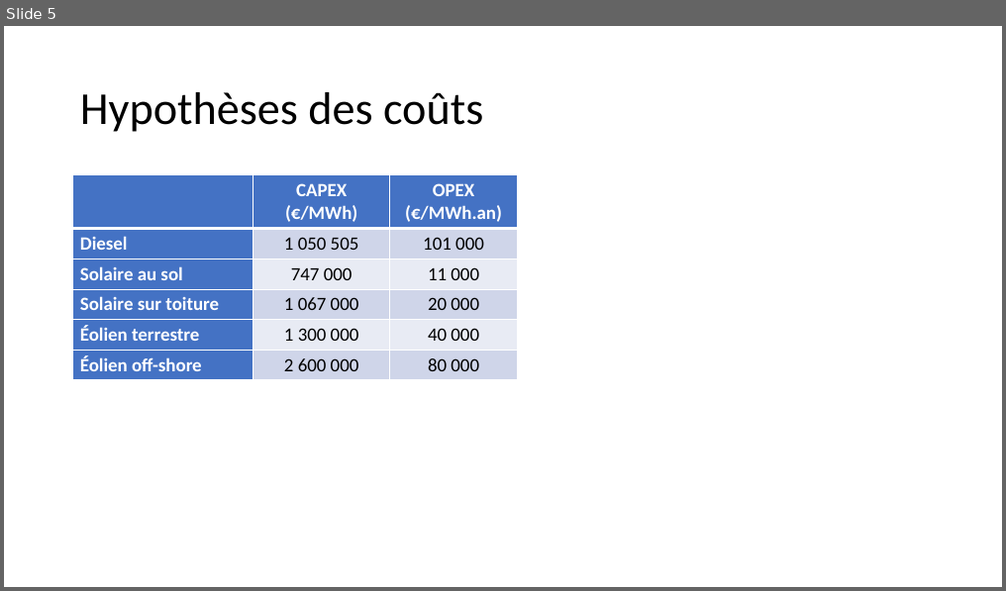
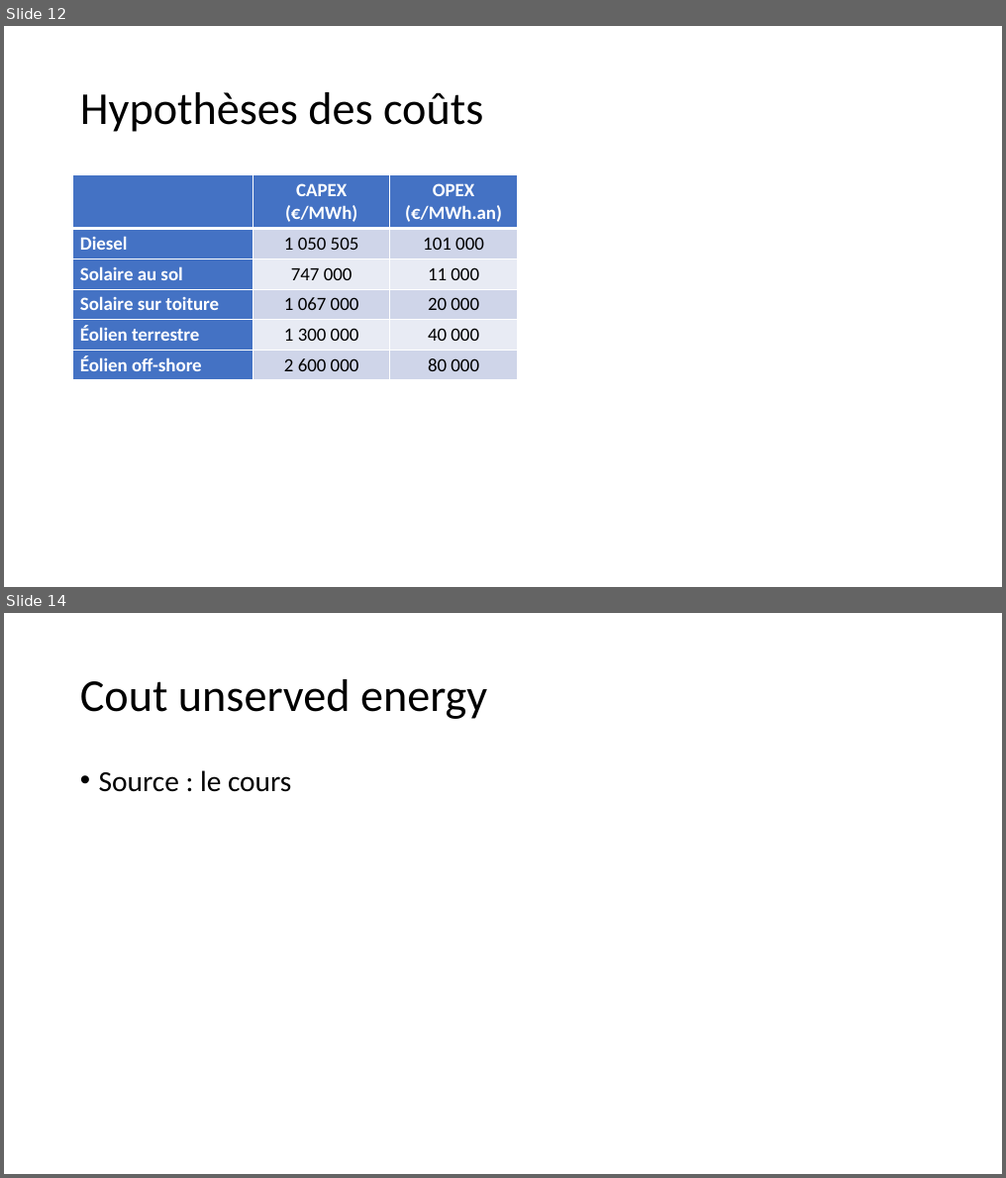
Before and after one commit to cledat/Projet-EA314, a slide deck: rapport.pptx. Shown one above the other, each under a label of ours: slide 5 before the commit, slides 12 and 14 after it; the slides between them are not shown. The pictures are 1006x591 and 1006x1178 pixels, drawn with LibreOffice and Linux fonts; fonts in the diff are those of the drawing. Boxes give left, top, right and bottom in pixels: in the first picture for what was removed or moved away, otherwise in the second. Text is boxed around its words. In the diff, an @@ line names an element or a change of style, - is before the commit and + after.

```diff
--- a/rapport.pptx
+++ b/rapport.pptx
@@ slide 14 added at <box>4,613,1002,1174</box>, background #FFFFFF @@
@@ title added at <box>80,679,487,719</box>, 44 pt, text #000000 @@
+Cout unserved energy
@@ text added at <box>99,770,291,792</box>, 28 pt, text #000000 @@
+• Source : le cours
@@ what was slide 5 is now slide 12 @@
```
Also in this commit, not shown: 4 slides changed, 5 other slides added, 1 other file.
